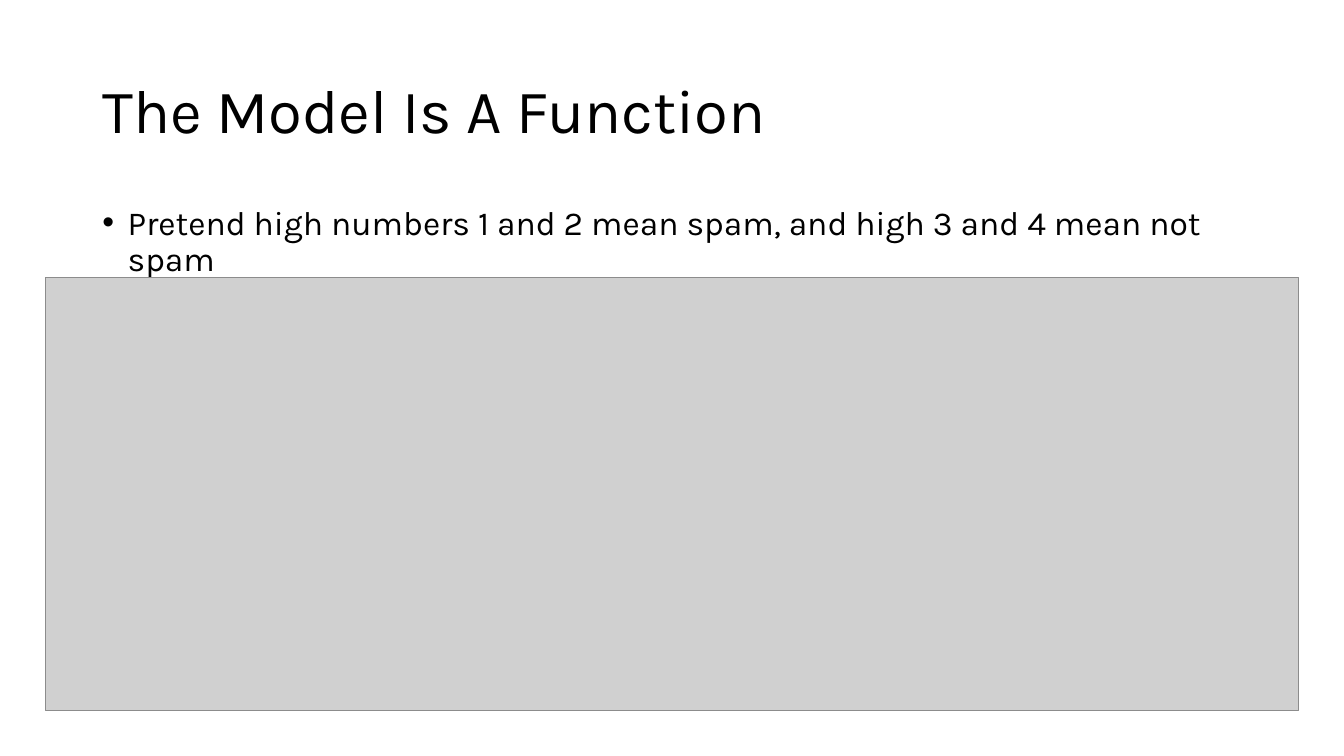
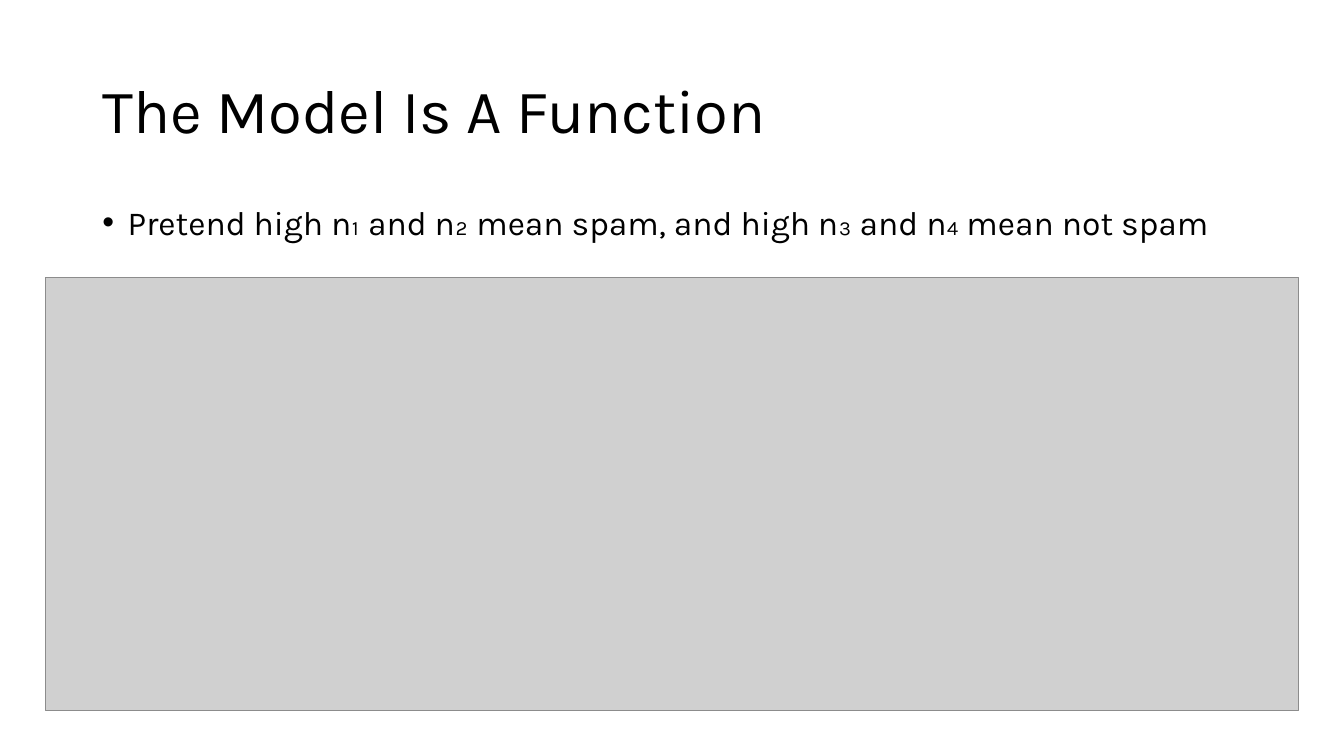
Before and after one commit to IslamTayeb/tzu-vs-taylor, a slide deck: slide 10 of slides/tzu_vs_taylor_lecture.pptx. Drawn at 1344x756 pixels with LibreOffice and Linux fonts; fonts in the diff are those of the drawing; grey boxes stand for pictures. Boxes give left, top, right and bottom in pixels: in the first picture for what was removed or moved away, otherwise in the second. Text is boxed around its words. In the diff, an @@ line names an element or a change of style, - is before the commit and + after.

```diff
--- a/slides/tzu_vs_taylor_lecture.pptx
+++ b/slides/tzu_vs_taylor_lecture.pptx
@@ text at box(128, 212, 1208, 244): text changed @@
-• Pretend high numbers 1 and 2 mean spam, and high 3 and 4 mean not spam
+• Pretend high n₁ and n₂ mean spam, and high n₃ and n₄ mean not spam
```
Also in this commit, not shown: 21 other files.
